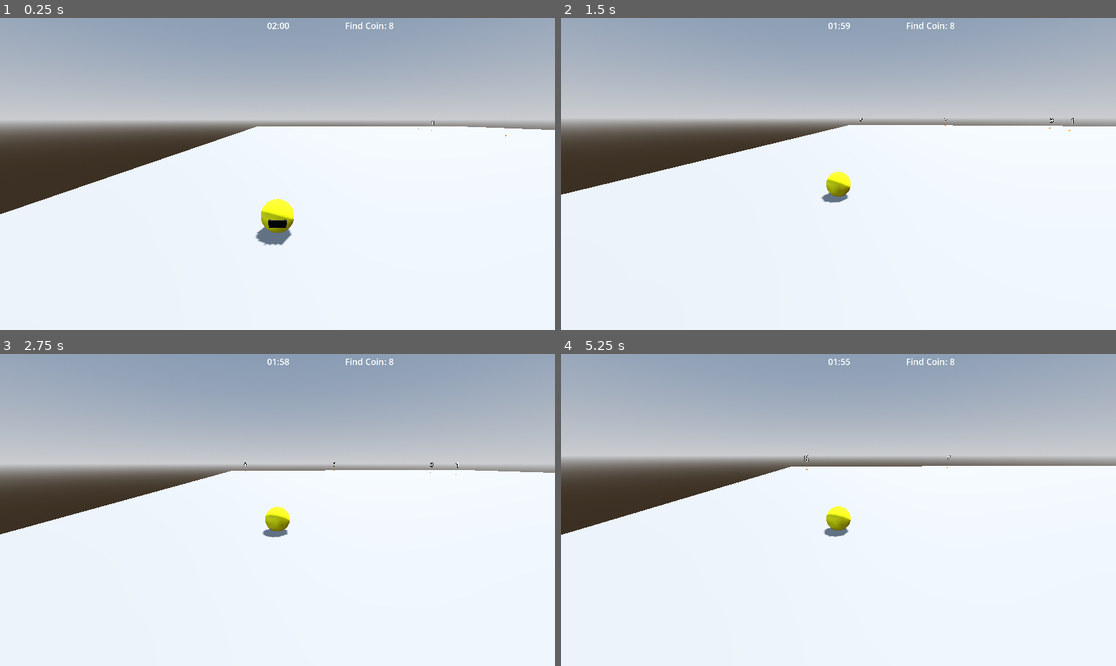
Above: before the commit, frames 1-4 (two rows, left to right).
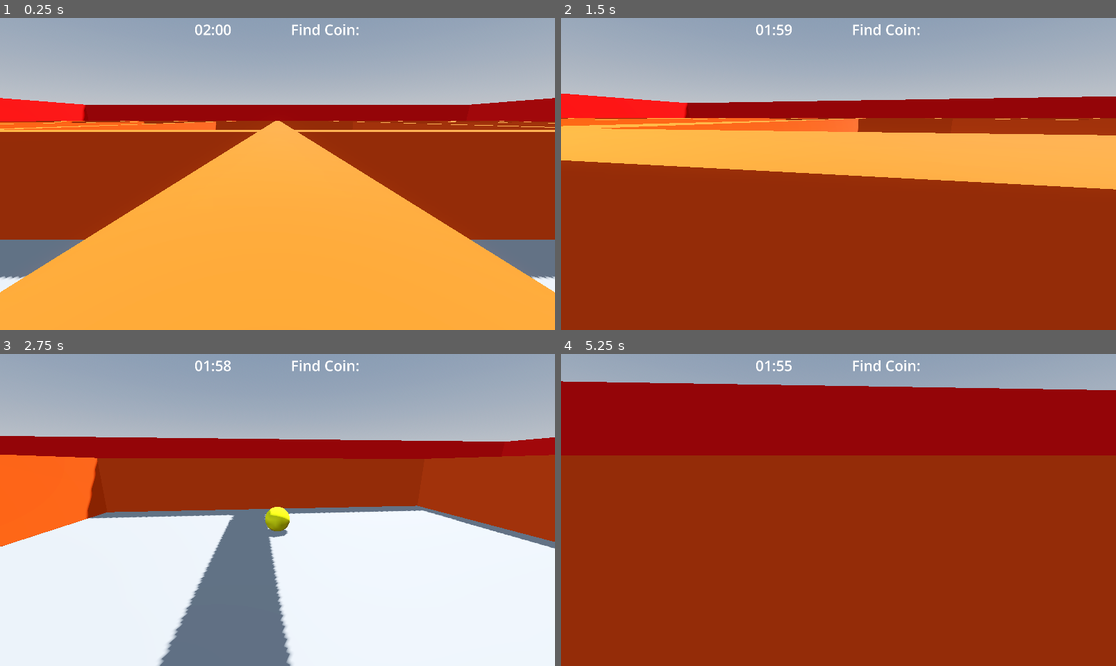
Above: after the commit, the same moments.

Repository: cliff-lilly-jean/pacman-stealth-game
Game: Godot game, scene res://entities/world/world.tscn
Two runs of this game, one before a commit and one after it. Both use one fixed random seed, a clock stepped at 60 frames per second and the inputs below.
Inputs (mouse positions are in pixels of both pictures, inside the frame that each line leads up to):
- Up to frame 1 (0.25 s): no input
- Up to frame 2 (1.5 s): move the mouse to (866, 174) at 0.52 s; hold W (move_forward) from 0.53 s (still down); tap Shift (dash) at 0.6 s; move the mouse to (810, 174) at 1.27 s; tap Ctrl (sprint) at 1.35 s
- Up to frame 3 (2.75 s): keep holding W (move_forward); move the mouse to (288, 503) at 2.02 s; tap Shift (dash) at 2.1 s
- Up to frame 4 (5.25 s): keep holding W (move_forward); move the mouse to (832, 516) at 2.77 s; tap Ctrl (sprint) at 2.85, 4.35 s; move the mouse to (877, 513) at 3.52 s; tap Shift (dash) at 3.6, 5.1 s; move the mouse to (794, 506) at 4.27 s; move the mouse to (844, 510) at 5.02 s

The runs differ from the first frame. In frame 1, 73% of the frame differs, in the area x 0-100%, y 1-100%; in frame 2, 74%; in frame 3, 34%; in frame 4, 90%.

Commit message:
Update coin spawning, UI, and world scene
coin_manager.gd: increase spawn-check radius, make MAX_ATTEMPTS scale with coin_count, wait a physics frame when spawn point is zero, and remove some debug/commented lines. game_manager.gd: remove verbose coin-collection prints. world.tscn: add Walls/Maze CSG geometry and materials, adjust Player start transform, change HBox separation and embed NextCoinLabel in the HBox with layout_mode. ui/next_coin_label.tscn: update label offsets. utils/label_settings.tres: increase label font_size from 30 to 50. Also minor formatting/whitespace cleanups across files.

Diff:
--- a/entities/managers/coin_manager.gd
+++ b/entities/managers/coin_manager.gd
@@ -5,14 +5,11 @@
 @export var coins: Array[PackedScene]
 @export var navigation_area: NavigationRegion3D
 
-
 var total_coins: Array[Coin] = []
 var coin_placement_point: Vector3
 var _is_spawning: bool = false
 
 func _ready() -> void:
-	#spawn_area_length = ground.length
-	#spawn_area_width = ground.width
 	await _wait_for_navigation_ready()
 
 	spawn_random_coin()
@@ -55,7 +52,7 @@
 	var space_state: PhysicsDirectSpaceState3D = get_world_3d().direct_space_state
 
 	var check_shape: SphereShape3D = SphereShape3D.new()
-	check_shape.radius = 5.0
+	check_shape.radius =  10.0
 
 	var query: PhysicsShapeQueryParameters3D = PhysicsShapeQueryParameters3D.new()
 	query.shape = check_shape
@@ -98,11 +95,17 @@
 
 ## Gets a suitable point for the coin to spwan
 func get_clear_spawn_point() -> Vector3:
-	const MAX_ATTEMPTS: int = 300
+	var MAX_ATTEMPTS: int = 300 * coin_count
 	var point: Vector3 = Vector3.ZERO
 
 	for attempt in MAX_ATTEMPTS:
 		point = get_new_spawn_point()
+
+		## If the point is the initial Vector3.zero location, that means that the ground isnt fully loaded in and wait a frame
+		if point.is_zero_approx():
+			await get_tree().physics_frame
+			continue
+
 		if is_spawn_position_clear(point):
 			return point
 		await get_tree().physics_frame
@@ -124,6 +127,3 @@
 
 	# One more frame of breathing room, for good measure.
 	await get_tree().physics_frame
-
-	print("CoinManager: navigation map confirmed ready with ",
-		NavigationServer3D.map_get_regions(map_rid).size(), " region(s).")
--- a/entities/managers/game_manager.gd
+++ b/entities/managers/game_manager.gd
@@ -28,9 +28,6 @@
 	## Remove the collected coin from the array.
 	coin_manager.remove_coin_by_number(number)
 
-	print("Collected coin: ", number)
-	print("Coins remaining: ", coin_manager.total_coins.size())
-
 	if not is_correct_coin:
 		print("Incorrect number")
 
--- a/entities/world/world.tscn
+++ b/entities/world/world.tscn
@@ -15,6 +15,12 @@
 agent_radius = 2.0
 agent_max_slope = 0.02
 
+[sub_resource type="StandardMaterial3D" id="StandardMaterial3D_ftcbs"]
+albedo_color = Color(1, 0, 0, 1)
+
+[sub_resource type="StandardMaterial3D" id="StandardMaterial3D_q0lwt"]
+albedo_color = Color(1, 0.3254902, 0, 1)
+
 [sub_resource type="ProceduralSkyMaterial" id="ProceduralSkyMaterial_dphjl"]
 sky_horizon_color = Color(0.66224277, 0.6717428, 0.6867428, 1)
 ground_horizon_color = Color(0.66224277, 0.6717428, 0.6867428, 1)
@@ -56,6 +62,126 @@
 length = 100.0
 width = 100.0
 
+[node name="Walls" type="Node3D" parent="NavigationRegion3D" unique_id=983194278]
+
+[node name="CSGBox3D" type="CSGBox3D" parent="NavigationRegion3D/Walls" unique_id=879169658]
+transform = Transform3D(1, 0, 0, 0, 1, 0, 0, 0, 1, 50, 3.5, 0)
+use_collision = true
+collision_layer = 2
+collision_mask = 15
+size = Vector3(1, 8, 101)
+material = SubResource("StandardMaterial3D_ftcbs")
+
+[node name="CSGBox3D2" type="CSGBox3D" parent="NavigationRegion3D/Walls" unique_id=562315431]
+transform = Transform3D(1, 0, 0, 0, 1, 0, 0, 0, 1, -50, 3.5, 0)
+use_collision = true
+collision_layer = 2
+collision_mask = 15
+size = Vector3(1, 8, 99)
+material = SubResource("StandardMaterial3D_ftcbs")
+
+[node name="CSGBox3D3" type="CSGBox3D" parent="NavigationRegion3D/Walls" unique_id=1967964887]
+transform = Transform3D(-4.371139e-08, 0, 1, 0, 1, 0, -1, 0, -4.371139e-08, -0.5, 3.5, 50)
+use_collision = true
+collision_layer = 2
+collision_mask = 15
+size = Vector3(1, 8, 100)
+material = SubResource("StandardMaterial3D_ftcbs")
+
+[node name="CSGBox3D4" type="CSGBox3D" parent="NavigationRegion3D/Walls" unique_id=1810022591]
+transform = Transform3D(-4.371139e-08, 0, 1, 0, 1, 0, -1, 0, -4.371139e-08, -0.5, 3.5, -50)
+use_collision = true
+collision_layer = 2
+collision_mask = 15
+size = Vector3(1, 8, 100)
+material = SubResource("StandardMaterial3D_ftcbs")
+
+[node name="Maze" type="Node3D" parent="NavigationRegion3D" unique_id=1807281980]
+
+[node name="CSGBox3D" type="CSGBox3D" parent="NavigationRegion3D/Maze" unique_id=893005932]
+transform = Transform3D(1, 0, 0, 0, 1, 0, 0, 0, 1, 0, 1.5, 0)
+use_collision = true
+size = Vector3(1, 4, 101)
+material = SubResource("StandardMaterial3D_q0lwt")
+
+[node name="CSGBox3D10" type="CSGBox3D" parent="NavigationRegion3D/Maze" unique_id=985800302]
+transform = Transform3D(-4.371139e-08, 0, -1, 0, 1, 0, 1, 0, -4.371139e-08, 0, 1.5, 0)
+use_collision = true
+size = Vector3(1, 4, 101)
+material = SubResource("StandardMaterial3D_q0lwt")
+
+[node name="CSGBox3D11" type="CSGBox3D" parent="NavigationRegion3D/Maze" unique_id=723326159]
+transform = Transform3D(-4.371139e-08, 0, -1, 0, 1, 0, 1, 0, -4.371139e-08, 0, 1.5, 27)
+use_collision = true
+size = Vector3(1, 4, 101)
+material = SubResource("StandardMaterial3D_q0lwt")
+
+[node name="CSGBox3D12" type="CSGBox3D" parent="NavigationRegion3D/Maze" unique_id=586720017]
+transform = Transform3D(-4.371139e-08, 0, -1, 0, 1, 0, 1, 0, -4.371139e-08, 0, 1.5, -24)
+use_collision = true
+size = Vector3(1, 4, 101)
+material = SubResource("StandardMaterial3D_q0lwt")
+
+[node name="CSGBox3D13" type="CSGBox3D" parent="NavigationRegion3D/Maze" unique_id=1712314474]
+transform = Transform3D(-4.371139e-08, 0, -1, 0, 1, 0, 1, 0, -4.371139e-08, 0, 1.5, -38)
+use_collision = true
+size = Vector3(1, 4, 101)
+material = SubResource("StandardMaterial3D_q0lwt")
+
+[node name="CSGBox3D14" type="CSGBox3D" parent="NavigationRegion3D/Maze" unique_id=290027707]
+transform = Transform3D(-4.371139e-08, 0, -1, 0, 1, 0, 1, 0, -4.371139e-08, 0, 1.5, 14)
+use_collision = true
+size = Vector3(1, 4, 101)
+material = SubResource("StandardMaterial3D_q0lwt")
+
+[node name="CSGBox3D2" type="CSGBox3D" parent="NavigationRegion3D/Maze" unique_id=1895095410]
+transform = Transform3D(1, 0, 0, 0, 1, 0, 0, 0, 1, 11, 1.5, 0)
+use_collision = true
+size = Vector3(1, 4, 101)
+material = SubResource("StandardMaterial3D_q0lwt")
+
+[node name="CSGBox3D3" type="CSGBox3D" parent="NavigationRegion3D/Maze" unique_id=1735307267]
+transform = Transform3D(1, 0, 0, 0, 1, 0, 0, 0, 1, 23, 1.5, 0)
+use_collision = true
+size = Vector3(1, 4, 101)
+material = SubResource("StandardMaterial3D_q0lwt")
+
+[node name="CSGBox3D4" type="CSGBox3D" parent="NavigationRegion3D/Maze" unique_id=1095272862]
+transform = Transform3D(1, 0, 0, 0, 1, 0, 0, 0, 1, 33, 1.5, 0)
+use_collision = true
+size = Vector3(1, 4, 101)
+material = SubResource("StandardMaterial3D_q0lwt")
+
+[node name="CSGBox3D5" type="CSGBox3D" parent="NavigationRegion3D/Maze" unique_id=2007919755]
+transform = Transform3D(1, 0, 0, 0, 1, 0, 0, 0, 1, 42, 1.5, 0)
+use_collision = true
+size = Vector3(1, 4, 101)
+material = SubResource("StandardMaterial3D_q0lwt")
+
+[node name="CSGBox3D6" type="CSGBox3D" parent="NavigationRegion3D/Maze" unique_id=721389944]
+transform = Transform3D(1, 0, 0, 0, 1, 0, 0, 0, 1, -9, 1.5, 0)
+use_collision = true
+size = Vector3(1, 4, 101)
+material = SubResource("StandardMaterial3D_q0lwt")
+
+[node name="CSGBox3D7" type="CSGBox3D" parent="NavigationRegion3D/Maze" unique_id=611232924]
+transform = Transform3D(1, 0, 0, 0, 1, 0, 0, 0, 1, -19, 1.5, 0)
+use_collision = true
+size = Vector3(1, 4, 101)
+material = SubResource("StandardMaterial3D_q0lwt")
+
+[node name="CSGBox3D8" type="CSGBox3D" parent="NavigationRegion3D/Maze" unique_id=1512492433]
+transform = Transform3D(1, 0, 0, 0, 1, 0, 0, 0, 1, -29, 1.5, 0)
+use_collision = true
+size = Vector3(1, 4, 101)
+material = SubResource("StandardMaterial3D_q0lwt")
+
+[node name="CSGBox3D9" type="CSGBox3D" parent="NavigationRegion3D/Maze" unique_id=1504506565]
+transform = Transform3D(1, 0, 0, 0, 1, 0, 0, 0, 1, -40, 1.5, 0)
+use_collision = true
+size = Vector3(1, 4, 101)
+material = SubResource("StandardMaterial3D_q0lwt")
+
 [node name="Environment" type="Node3D" parent="." unique_id=2079499997]
 
 [node name="WorldEnvironment" type="WorldEnvironment" parent="Environment" unique_id=558220109]
@@ -67,7 +193,7 @@
 
 [node name="Player" parent="." unique_id=573448500 instance=ExtResource("1_dphjl")]
 unique_name_in_owner = true
-transform = Transform3D(1, 0, 0, 0, 1, 0, 0, 0, 1, -40, 0.5, 45)
+transform = Transform3D(1, 0, 0, 0, 1, 0, 0, 0, 1, 0, 0.5, 0)
 collision_mask = 14
 gravity = 250.0
 
@@ -76,7 +202,7 @@
 [node name="HBoxContainer" type="HBoxContainer" parent="UI" unique_id=1654080041]
 offset_right = 1925.0
 offset_bottom = 52.0
-theme_override_constants/separation = 8
+theme_override_constants/separation = 200
 alignment = 1
 
 [node name="GameTimerContainer" type="MarginContainer" parent="UI/HBoxContainer" unique_id=444811087]
@@ -91,9 +217,6 @@
 layout_mode = 2
 game_time_in_seconds = 120.0
 
-[node name="NextCoinLabel" parent="UI" unique_id=1047503440 instance=ExtResource("9_rxgam")]
-unique_name_in_owner = true
-offset_left = 1194.0
-offset_top = 5.0
-offset_right = 1345.0
-offset_bottom = 47.0
+[node name="NextCoinLabel" parent="UI/HBoxContainer" unique_id=1047503440 instance=ExtResource("9_rxgam")]
+unique_name_in_owner = true
+layout_mode = 2
--- a/ui/next_coin_label.tscn
+++ b/ui/next_coin_label.tscn
@@ -4,7 +4,8 @@
 [ext_resource type="Script" uid="uid://cmlpokmyed144" path="res://ui/next_coin_label.gd" id="1_acav6"]
 
 [node name="NextCoinLabel" type="Label" unique_id=1047503440]
-offset_right = 1920.0
+offset_left = 700.0
+offset_right = 2620.0
 offset_bottom = 42.0
 text = "Find Coin: "
 label_settings = ExtResource("1_23q7d")
--- a/utils/label_settings.tres
+++ b/utils/label_settings.tres
@@ -1,4 +1,4 @@
 [gd_resource type="LabelSettings" format=3 uid="uid://cuygg8c4yi45g"]
 
 [resource]
-font_size = 30
+font_size = 50
